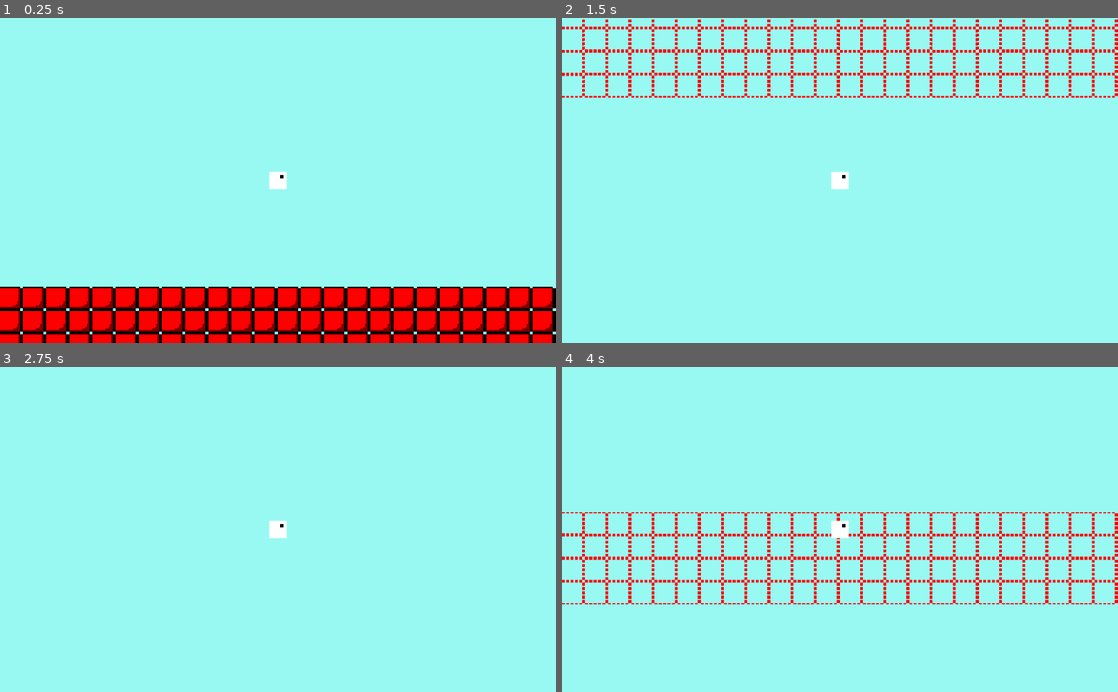
Above: before the commit, frames 1-4 (two rows, left to right).
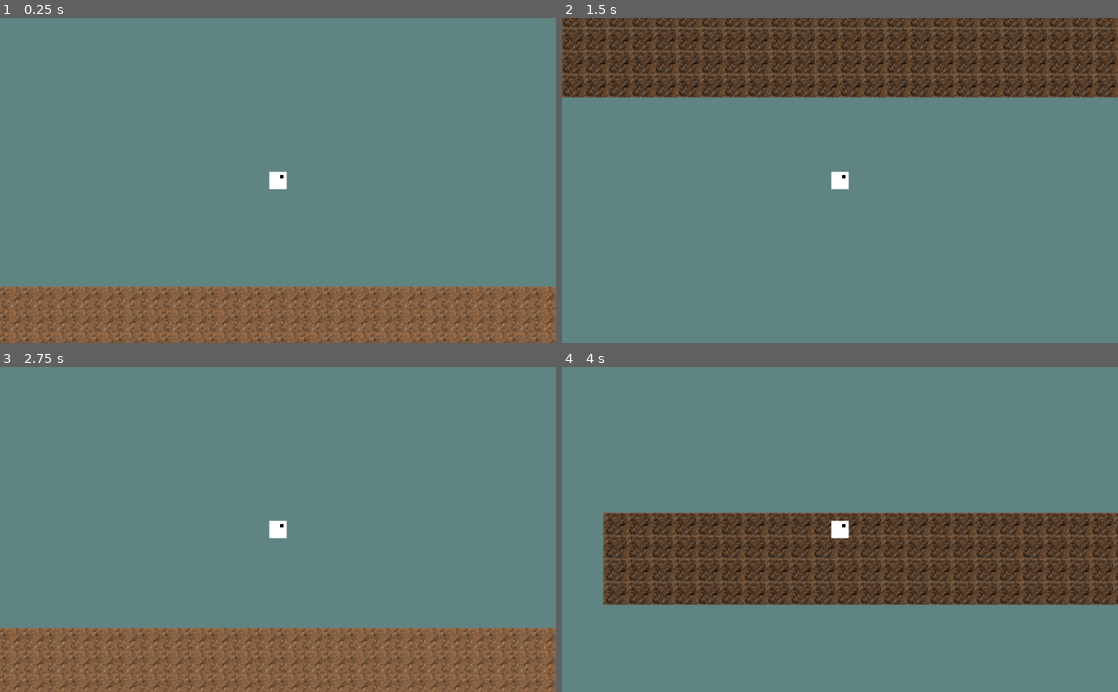
Above: after the commit, the same moments.

Repository: jonot-cyber/brackeys-game-jam-game-that-i-am-doing
Game: Godot game, scene res://Scenes/Test.tscn
Two runs of this game, one before a commit and one after it. Both use one fixed random seed, a clock stepped at 60 frames per second and the inputs below.
Inputs (mouse positions are in pixels of both pictures, inside the frame that each line leads up to):
- Up to frame 1 (0.25 s): no input
- Up to frame 2 (1.5 s): tap Enter at 0.5 s; move the mouse to (962, 164) at 0.52 s; click (962, 164) at 0.67 s; tap Space at 0.77 s; drag from (728, 196) to (812, 245) at 1.27 s
- Up to frame 3 (2.75 s): move the mouse to (333, 458) at 2.02 s; click (333, 458) at 2.17 s
- Up to frame 4 (4 s): drag from (812, 594) to (673, 480) at 2.77 s; move the mouse to (1006, 578) at 3.52 s; click (1006, 578) at 3.67 s; tap Space at 3.77 s

The runs differ from the first frame. In frame 1, 100% of the frame differs, in the area x 0-100%, y 0-100%; in frame 2, 100%; in frame 3, 100%; in frame 4, 100%.

Commit message:
Map Making Tleset

Diff:
--- a/Scenes/Test.tscn
+++ b/Scenes/Test.tscn
@@ -1,12 +1,12 @@
 [gd_scene load_steps=11 format=2]
 
 [ext_resource path="res://Scripts/Main.gd" type="Script" id=1]
-[ext_resource path="res://Assets/Tileset.png" type="Texture" id=2]
-[ext_resource path="res://Scenes/Tiles.gd" type="Script" id=3]
-[ext_resource path="res://Scenes/Objects/Player.tscn" type="PackedScene" id=4]
-[ext_resource path="res://Assets/Music/Jump.wav" type="AudioStream" id=5]
-[ext_resource path="res://Assets/Music/Land.wav" type="AudioStream" id=6]
-[ext_resource path="res://Assets/Background.png" type="Texture" id=7]
+[ext_resource path="res://Assets/Background.png" type="Texture" id=2]
+[ext_resource path="res://Assets/TilesetDebug.png" type="Texture" id=3]
+[ext_resource path="res://Scenes/Tiles.gd" type="Script" id=4]
+[ext_resource path="res://Scenes/Objects/Player.tscn" type="PackedScene" id=5]
+[ext_resource path="res://Assets/Music/Jump.wav" type="AudioStream" id=6]
+[ext_resource path="res://Assets/Music/Land.wav" type="AudioStream" id=7]
 
 [sub_resource type="ConvexPolygonShape2D" id=1]
 points = PoolVector2Array( 16, 16, 0, 16, 0, 0, 16, 0 )
@@ -16,7 +16,7 @@
 
 [sub_resource type="TileSet" id=3]
 0/name = "Ground"
-0/texture = ExtResource( 2 )
+0/texture = ExtResource( 3 )
 0/tex_offset = Vector2( 0, 0 )
 0/modulate = Color( 1, 1, 1, 1 )
 0/region = Rect2( 0, 0, 16, 16 )
@@ -26,7 +26,7 @@
 0/shapes = [  ]
 0/z_index = 0
 1/name = "Red Block"
-1/texture = ExtResource( 2 )
+1/texture = ExtResource( 3 )
 1/tex_offset = Vector2( 0, 0 )
 1/modulate = Color( 1, 1, 1, 1 )
 1/region = Rect2( 16, 0, 16, 16 )
@@ -42,7 +42,7 @@
 } ]
 1/z_index = 0
 2/name = "Blue Block"
-2/texture = ExtResource( 2 )
+2/texture = ExtResource( 3 )
 2/tex_offset = Vector2( 0, 0 )
 2/modulate = Color( 1, 1, 1, 1 )
 2/region = Rect2( 0, 16, 16, 16 )
@@ -58,7 +58,7 @@
 } ]
 2/z_index = 0
 3/name = "Red Dots"
-3/texture = ExtResource( 2 )
+3/texture = ExtResource( 3 )
 3/tex_offset = Vector2( 0, 0 )
 3/modulate = Color( 1, 1, 1, 1 )
 3/region = Rect2( 16, 16, 16, 16 )
@@ -68,7 +68,7 @@
 3/shapes = [  ]
 3/z_index = 0
 4/name = "Blue Dots"
-4/texture = ExtResource( 2 )
+4/texture = ExtResource( 3 )
 4/tex_offset = Vector2( 0, 0 )
 4/modulate = Color( 1, 1, 1, 1 )
 4/region = Rect2( 0, 32, 16, 16 )
@@ -83,9 +83,9 @@
 script = ExtResource( 1 )
 
 [node name="Sprite" type="Sprite" parent="."]
-modulate = Color( 0.596078, 0.976471, 0.94902, 1 )
-scale = Vector2( 1e+07, 1e+06 )
-texture = ExtResource( 7 )
+modulate = Color( 0.376471, 0.517647, 0.509804, 1 )
+scale = Vector2( 1e+007, 1e+006 )
+texture = ExtResource( 2 )
 
 [node name="TileMap" type="TileMap" parent="."]
 scale = Vector2( 8, 8 )
--- a/Scenes/Tiles.gd
+++ b/Scenes/Tiles.gd
@@ -3,7 +3,14 @@
 var red_tiles : Array
 var blue_tiles : Array
 
+onready var texture = load("res://Assets/TilesetMain.png")
+
 func _ready():
+	tile_set.tile_set_texture(0, texture)
+	tile_set.tile_set_texture(1, texture)
+	tile_set.tile_set_texture(2, texture)
+	tile_set.tile_set_texture(3, texture)
+	tile_set.tile_set_texture(4, texture)
 	#find red tiles
 	var tile_id = get_tileset().find_tile_by_name("Red Block")
 	red_tiles = get_used_cells_by_id(tile_id)
--- a/Scripts/PlayerController.gd
+++ b/Scripts/PlayerController.gd
@@ -28,7 +28,7 @@
 	camera.current = true
 
 func _process(_delta):
-	if position.y > 4000:
+	if position.y > 3000:
 		reset()
 		get_node('..').active = 'red'
 		emit_signal('reset')
@@ -40,7 +40,7 @@
 		direction.y = get_local_mouse_position().normalized().y * speed
 	direction.y += gravity
 
-	direction.y = clamp(direction.y,-5,5)
+	direction.y = clamp(direction.y,-50,5)
 	if direction.x < 0:
 		sprite.set_flip_h(true)
 	elif direction.x > 0:
Renamed: Assets/Tileset.png -> Assets/TilesetDebug.png
Not shown, added: Assets/TilesetDebug.png.import
Binary file added: Assets/TilesetMain.png
Not shown, changed: Assets/TilesetMain.png.import
Not shown: 1 places in Scenes/Test.tscn that only renumber resources
